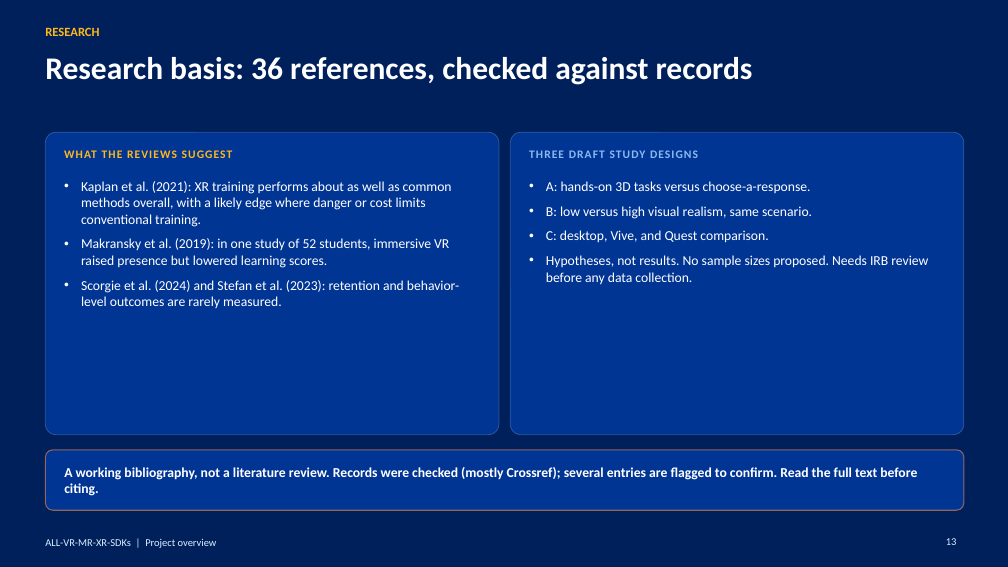
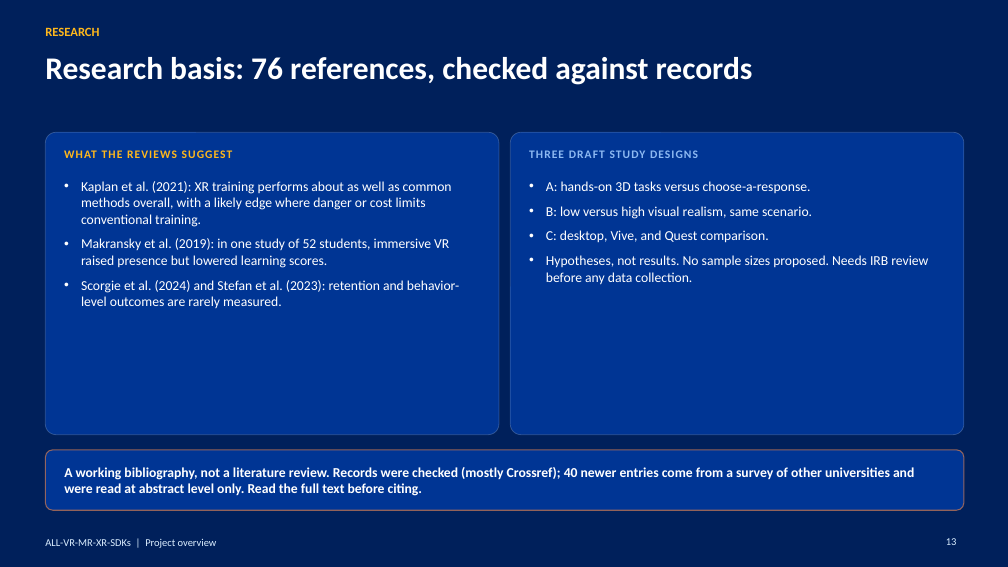
Before and after one commit to jpcst52/ALL-VR-MR-XR-SDKs, a slide deck: slide 13 of Project-Overview.pptx. Drawn at 1008x567 pixels with LibreOffice and Linux fonts; fonts in the diff are those of the drawing. Boxes give left, top, right and bottom in pixels: in the first picture for what was removed or moved away, otherwise in the second. Text is boxed around its words. In the diff, an @@ line names an element or a change of style, - is before the commit and + after.

```diff
--- a/Project-Overview.pptx
+++ b/Project-Overview.pptx
@@ title at [45, 57, 753, 85]: text changed @@
-Research basis: 36 references, checked against records
+Research basis: 76 references, checked against records
@@ text at [64, 467, 914, 496]: text changed @@
-A working bibliography, not a literature review. Records were checked (mostly Crossref); several entries are flagged to confirm. Read the full text before citing.
+A working bibliography, not a literature review. Records were checked (mostly Crossref); 40 newer entries come from a survey of other universities and were read at abstract level only. Read the full text before citing.
```
Also in this commit, not shown: 2 other slides changed, 2 slides added, 41 other files.
